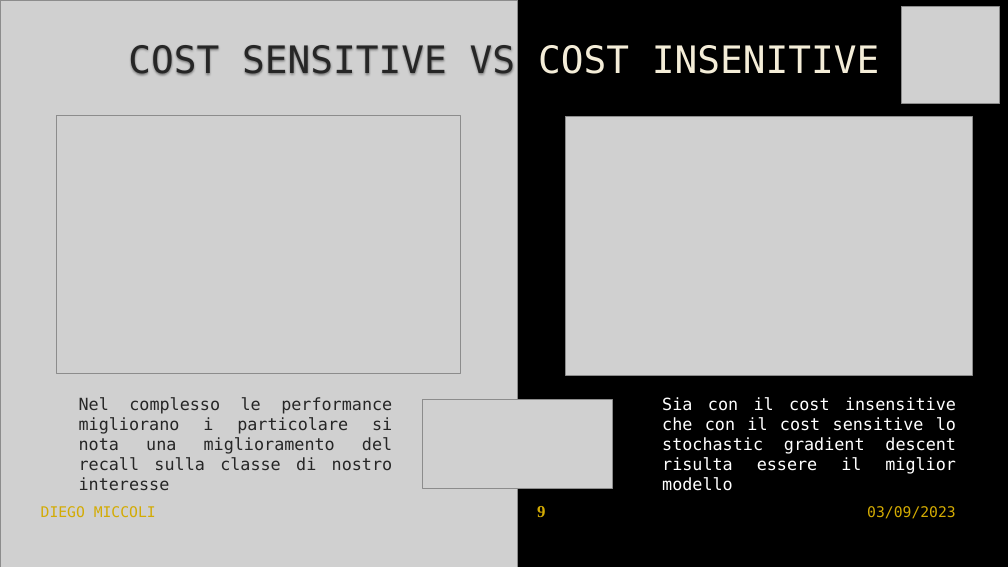
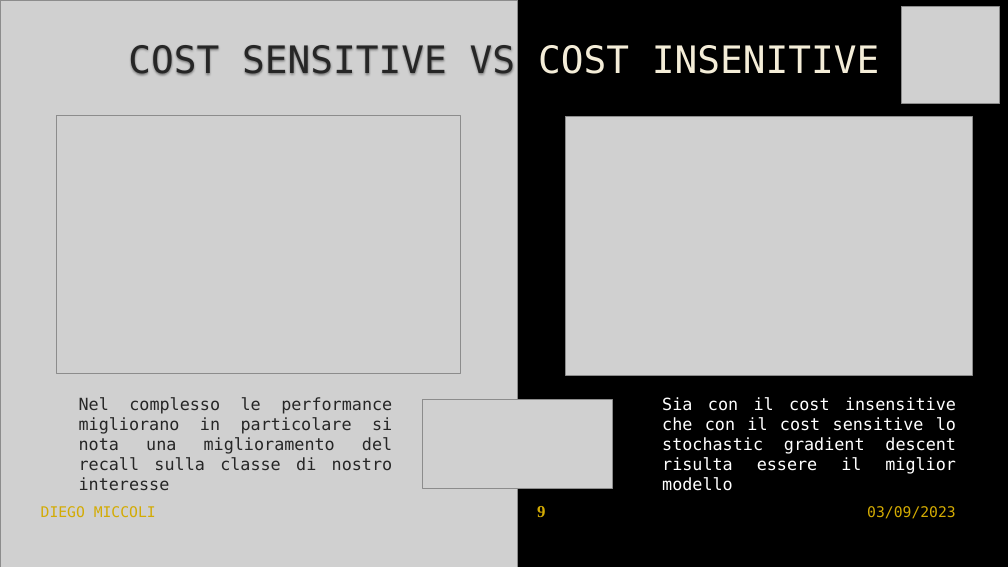
Before and after one commit to kozen88/ProgettoIcon2023, a slide deck: slide 9 of documentation/presentazione_progetto_ICON.pptx. Drawn at 1008x567 pixels with LibreOffice and Linux fonts; fonts in the diff are those of the drawing; grey boxes stand for pictures; background and template pictures are left out. Boxes give left, top, right and bottom in pixels: in the first picture for what was removed or moved away, otherwise in the second. Text is boxed around its words. In the diff, an @@ line names an element or a change of style, - is before the commit and + after.

```diff
--- a/documentation/presentazione_progetto_ICON.pptx
+++ b/documentation/presentazione_progetto_ICON.pptx
@@ text at box(79, 397, 393, 490): text changed @@
-Nel complesso le performance migliorano i particolare si nota una miglioramento del recall sulla classe di nostro interesse
+Nel complesso le performance migliorano in particolare si nota una miglioramento del recall sulla classe di nostro interesse
```
Also in this commit, not shown: 9 other slides changed, 10 other files.
